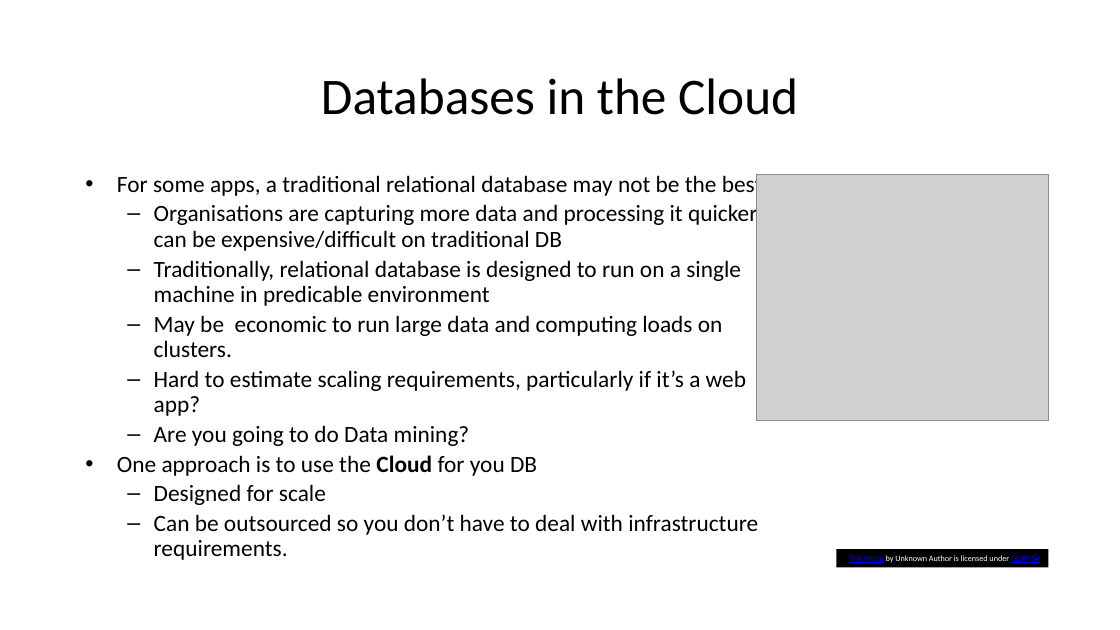
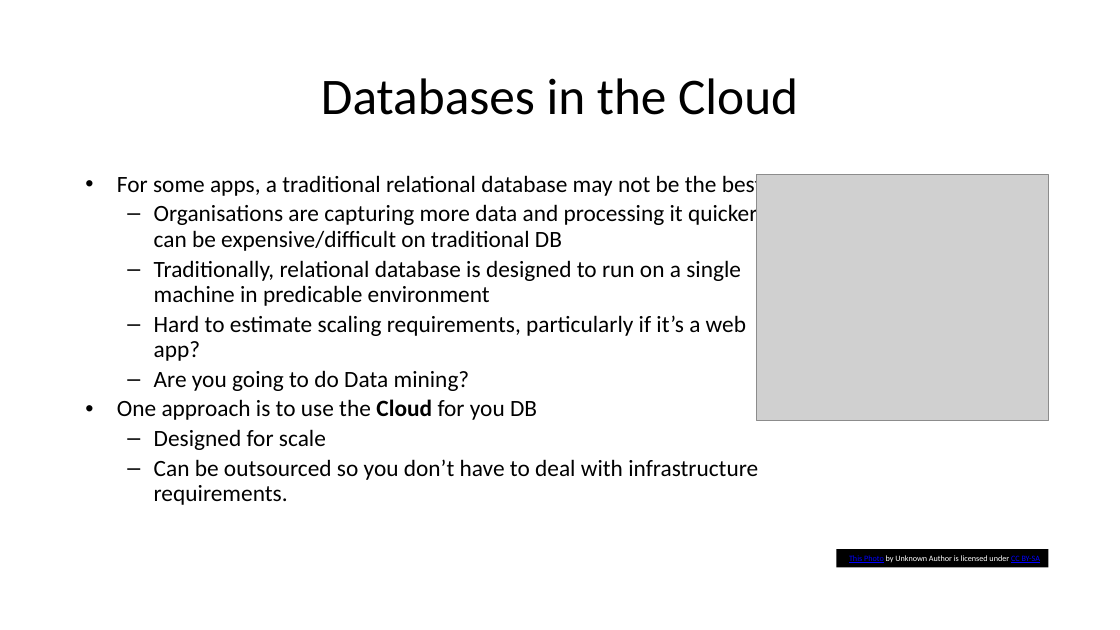
Before and after one commit to diarmuidoconnor/wad2, a slide deck: slide 7 of topic09/talk-0/mongoDB-2020.pptx. Drawn at 1120x630 pixels with LibreOffice and Linux fonts; fonts in the diff are those of the drawing; grey boxes stand for pictures. Boxes give left, top, right and bottom in pixels: in the first picture for what was removed or moved away, otherwise in the second. Text is boxed around its words. In the diff, an @@ line names an element or a change of style, - is before the commit and + after.

```diff
--- a/topic09/talk-0/mongoDB-2020.pptx
+++ b/topic09/talk-0/mongoDB-2020.pptx
@@ text at <box>154,315,723,357</box>: paragraph removed @@
-  – May be economic to run large data and computing loads on clusters.
```
Also in this commit, not shown: 5 other slides changed, 8 other files.
